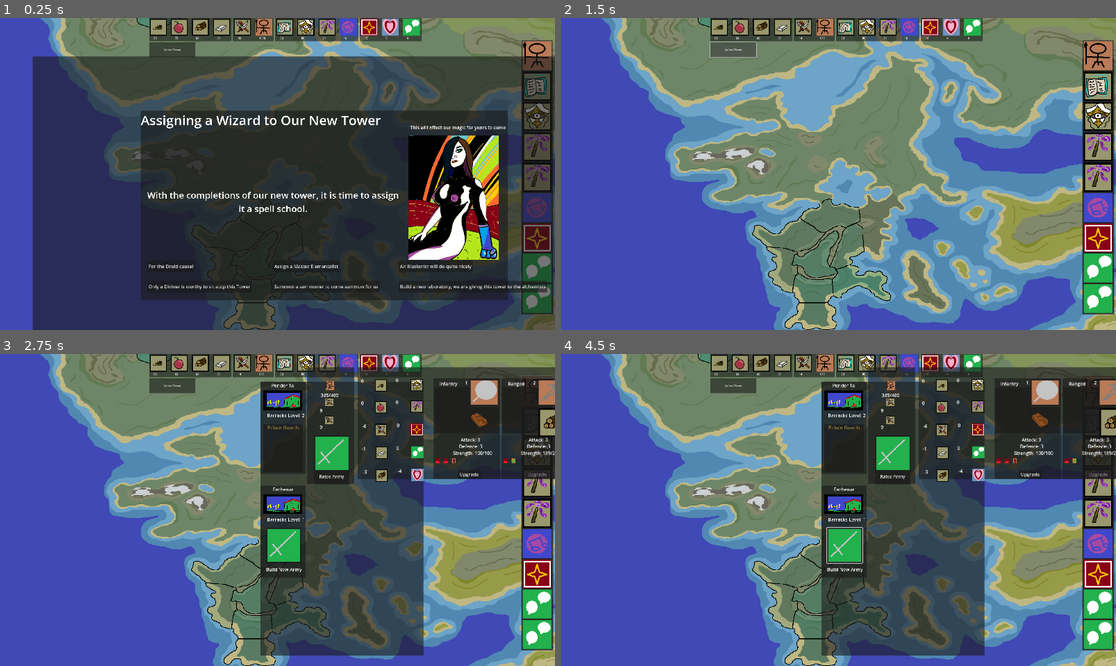
Above: before the commit, frames 1-4 (two rows, left to right).
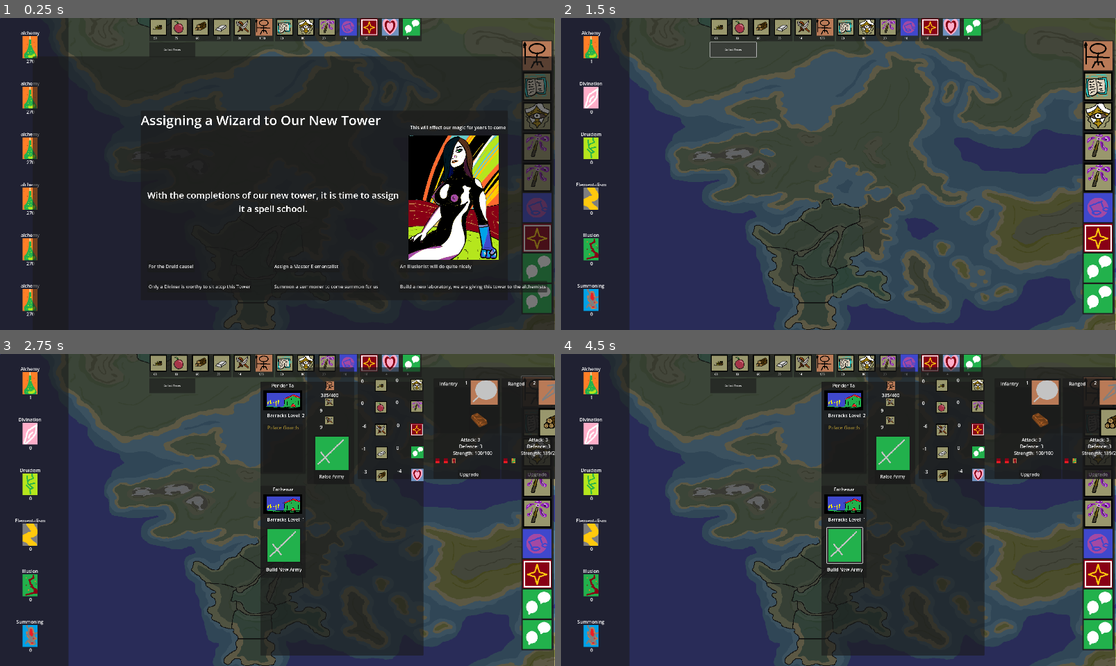
Above: after the commit, the same moments.

Repository: etherthegreat/mostupdatedfarsword
Game: Godot game, scene res://Game Scenes and Scripts/world.tscn
Same seed, same stepped clock (60 frames per second), same inputs: the game is played once before the commit and once after it. This scene is started directly instead of the project's main scene.
Inputs (mouse positions are in pixels of both pictures, inside the frame that each line leads up to):
- Up to frame 1 (0.25 s): no input
- Up to frame 2 (1.5 s): click "Build a new laboratory, we ar…" at 0.5 s; click "Collect Taxes" at 1.25 s
- Up to frame 3 (2.75 s): click (538, 391) at 2 s
- Up to frame 4 (4.5 s): click "Build New Army" at 2.75 s; click (977, 528) at 3.52 s; type "Alex" at 3.6 s; click "Build New Army" at 4.25 s

The runs differ from the first frame. In frame 1, 51% of the frame differs, in the area x 0-100%, y 0-100%; in frame 2, 92%; in frame 3, 73%; in frame 4, 73%.

Commit message:
adding new spell icon unlockableds
adding new spell icon unlockables

Diff:
--- a/Game Scenes and Scripts/world.gd
+++ b/Game Scenes and Scripts/world.gd
@@ -253,6 +253,7 @@
 	$CanvasLayer/ResourceInfoControl/ResourceInfoPanel.visible = true
 	$CanvasLayer/ResourceInfoControl/ResourceInfoPanel.displayNationalResource(playerCountryNode, 12)
 	pass # Replace with function body.
+
 func _on_manpower_area_mouse_exited() -> void:
 	$CanvasLayer/ResourceInfoControl/ResourceInfoPanel.visible = false
 	pass # Replace with function body.
@@ -325,6 +326,7 @@
 					createNewEvent("spell", "GEN_HEALING_WINDS_UNLOCK", "GEN", gameLanguage)
 				2:
 					createNewEvent("spell", "GEN_RAISE_SPRING_UNLOCK", "GEN", gameLanguage)
+
 	pass
 
 #Government Code
--- a/Game Scenes and Scripts/world.tscn
+++ b/Game Scenes and Scripts/world.tscn
@@ -494,7 +494,6 @@
 visible = false
 
 [node name="SpellSchoolsControl" type="Control" parent="CanvasLayer"]
-visible = false
 layout_mode = 3
 anchors_preset = 0
 offset_right = 40.0
--- /dev/null
+++ b/spell_unlock_icon.gd
@@ -0,0 +1,61 @@
+extends Control
+
+class_name spellUnlock
+
+@export var spellUnlockTypeEXP: String
+var spellUnlockType: String
+var spellSchoolType: String
+
+var player: country
+
+var enabledBool: bool
+
+var disabledSprite: Texture
+var enabledSprite: Texture
+
+func buildSelf(playerCountryNode):
+	match spellUnlockType:
+		"Plentify":
+			disabledSprite = load("res://art assets/Placeholder Art/Spells/Plentify - disabled.png")
+			enabledSprite = load("res://art assets/Placeholder Art/UI Art/resources/Plentify.png")
+			spellSchoolType = "ele"
+		"Healing Winds":
+			disabledSprite = load("res://art assets/Placeholder Art/Spells/healingwinds - disabled.png")
+			enabledSprite = load("res://art assets/Placeholder Art/UI Art/resources/Older Icons/Magic.png")
+			spellSchoolType = "ele"
+		"Raise Spring":
+			disabledSprite = load("res://art assets/Placeholder Art/Spells/RaiseSpring - disbled.png")
+			enabledSprite = load("res://art assets/ModifierIcons/TileEcoModifiers/FreshWater.png")
+			spellSchoolType = "ele"
+	for spell in playerCountryNode.unlockedSpells:
+		if spell.spellType == spellUnlockType:
+			unlockSpell(spellUnlockType)
+		else:
+			enabledBool = false
+			$SpellUnlockSprite.texture = disabledSprite
+	pass
+
+func unlockSpell(spellType):
+	$SpellUnlockSprite.texture = enabledSprite
+	enabledBool = true
+	pass
+
+func _on_area_2d_mouse_entered() -> void:
+	if enabledBool == true:
+		pass
+	else:
+		calculateUnlockTime()
+	pass # Replace with function body.
+
+
+
+func calculateUnlockTime():
+	#match spellSchoolType:
+		#"ele":
+			#for building in player.countryBuildingList:
+				#if building.buildingType == Tower:
+					#match building.magicOutput:
+			#match spellUnlockType:
+				#"Plentify":
+
+	pass
--- /dev/null
+++ b/spell_unlock_icon.tscn
@@ -0,0 +1,76 @@
+[gd_scene load_steps=4 format=3 uid="uid://drfuquyl0gp4t"]
+
+[ext_resource type="Script" uid="uid://su422mqfmq5s" path="res://spell_unlock_icon.gd" id="1_eoopp"]
+[ext_resource type="Texture2D" uid="uid://kjhhk7jj22fr" path="res://art assets/Placeholder Art/UI Art/resources/Plentify.png" id="2_kh5ve"]
+
+[sub_resource type="RectangleShape2D" id="RectangleShape2D_u8dbi"]
+size = Vector2(679.803, 589.163)
+
+[node name="SpellUnlockIcon" type="Control"]
+layout_mode = 3
+anchors_preset = 0
+offset_left = -32.0
+offset_top = -26.0
+offset_right = 33.0
+offset_bottom = 28.0
+script = ExtResource("1_eoopp")
+
+[node name="SpellUnlockSprite" type="Sprite2D" parent="."]
+position = Vector2(32, 25)
+scale = Vector2(0.0882609, 0.0882609)
+texture = ExtResource("2_kh5ve")
+
+[node name="Area2D" type="Area2D" parent="."]
+position = Vector2(32, 25)
+scale = Vector2(0.0882609, 0.0882609)
+
+[node name="CollisionShape2D" type="CollisionShape2D" parent="Area2D"]
+position = Vector2(2.2268e-05, -7.39479e-05)
+scale = Vector2(1, 1)
+shape = SubResource("RectangleShape2D_u8dbi")
+
+[node name="SpellExplanationPanel" type="Panel" parent="."]
+visible = false
+layout_mode = 0
+offset_left = -25.0
+offset_top = -126.0
+offset_right = 90.0
+offset_bottom = -2.0
+
+[node name="SpellName" type="Label" parent="SpellExplanationPanel"]
+layout_mode = 0
+offset_right = 116.0
+offset_bottom = 23.0
+text = "plentify"
+horizontal_alignment = 1
+vertical_alignment = 1
+
+[node name="SpellShortDescription" type="Label" parent="SpellExplanationPanel"]
+layout_mode = 0
+offset_top = 25.0
+offset_right = 116.0
+offset_bottom = 118.0
+theme_override_font_sizes/font_size = 10
+text = "the description of the spell goes here and can continue to spell words and descriptions of things that are interesting "
+autowrap_mode = 3
+
+[node name="CalculationsPanel" type="Panel" parent="."]
+offset_left = -9.0
+offset_top = -90.0
+offset_right = 72.0
+offset_bottom = -3.0
+
+[node name="CalculationsLabel" type="Label" parent="CalculationsPanel"]
+layout_mode = 0
+offset_top = -2.0
+offset_right = 81.0
+offset_bottom = 90.0
+theme_override_font_sizes/font_size = 14
+text = "Spell Unlocks In
+5
+Turns"
+horizontal_alignment = 1
+vertical_alignment = 1
+autowrap_mode = 3
+
+[connection signal="mouse_entered" from="Area2D" to="." method="_on_area_2d_mouse_entered"]
Not shown: 1 places in Game Scenes and Scripts/world.tscn that only renumber resources
Binary file added: art assets/Placeholder Art/Spells/Plentify - disabled.png
Not shown, added: art assets/Placeholder Art/Spells/Plentify - disabled.png.import
Binary file added: art assets/Placeholder Art/Spells/RaiseSpring - disbled.png
Not shown, added: art assets/Placeholder Art/Spells/RaiseSpring - disbled.png.import
Binary file added: art assets/Placeholder Art/UI Art/resources/Older Icons/healingwinds - disabled.png
Not shown, added: art assets/Placeholder Art/UI Art/resources/Older Icons/healingwinds - disabled.png.import
Not shown, added: spell_unlock_icon.gd.uid
